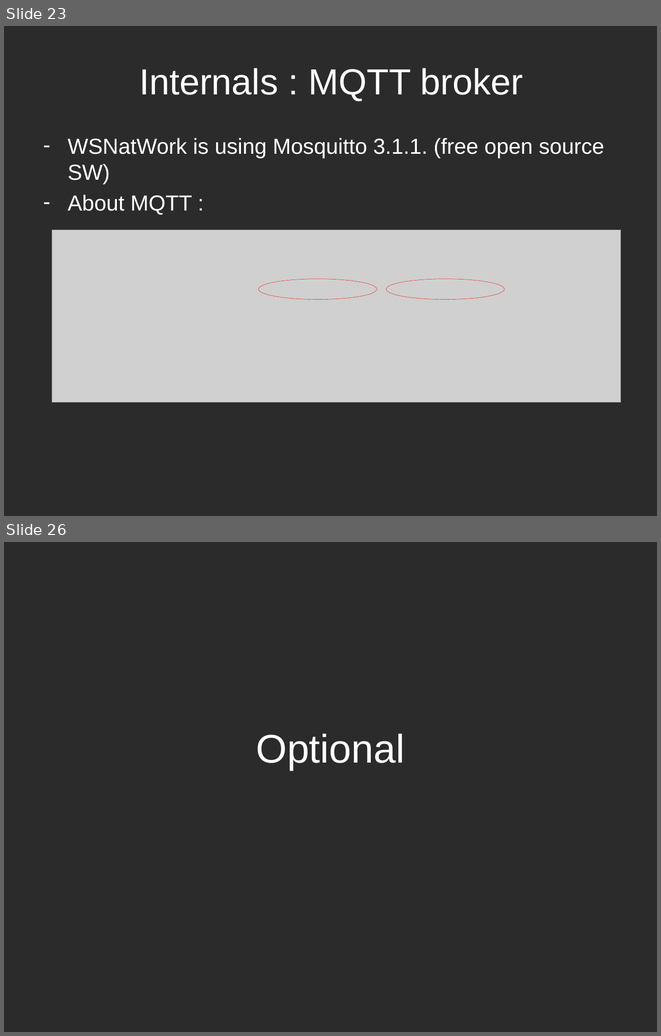
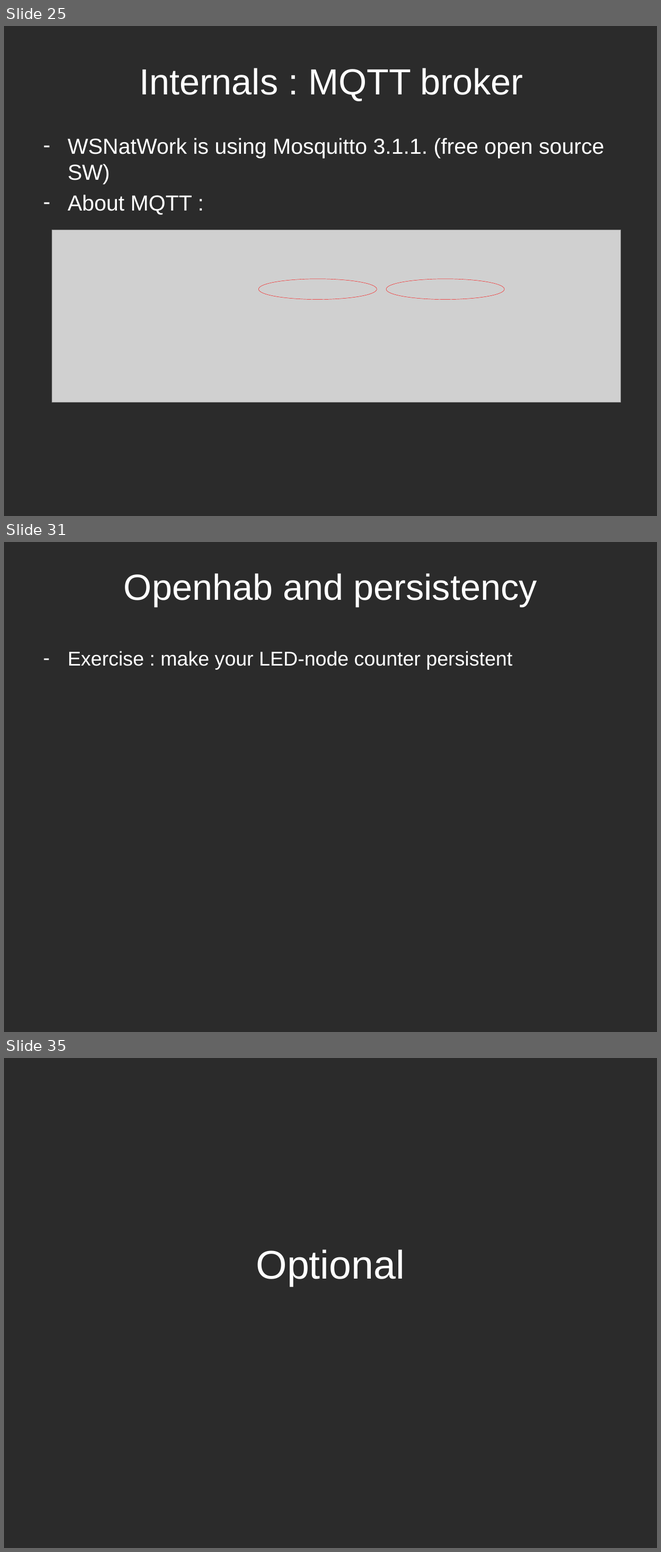
Before and after one commit to WSNhub/WSN-at-Work, a slide deck: workshop2x/WSNatwork - workshop2.pptx. Shown one above the other, each under a label of ours: slides 23 and 26 before the commit, slides 25, 31 and 35 after it; the slides between them are not shown. The pictures are 661x1036 and 661x1552 pixels, drawn with LibreOffice and Linux fonts; fonts in the diff are those of the drawing; grey boxes stand for pictures; background and template pictures are left out; a plain dark background stands for a picture behind light text. Boxes give left, top, right and bottom in pixels: in the first picture for what was removed or moved away, otherwise in the second. Text is boxed around its words. In the diff, an @@ line names an element or a change of style, - is before the commit and + after.

```diff
--- a/workshop2x/WSNatwork - workshop2.pptx
+++ b/workshop2x/WSNatwork - workshop2.pptx
@@ slide 31 added at bbox=[4, 542, 657, 1032], background picture (left out) @@
@@ title added at bbox=[124, 573, 537, 606], 40 pt, text #FFFFFF @@
+Openhab and persistency
@@ text added at bbox=[68, 651, 512, 669], 22 pt, text #FFFFFF @@
+– Exercise : make your LED-node counter persistent
@@ what was slide 23 is now slide 25 @@
@@ what was slide 26 is now slide 35 @@
```
Also in this commit, not shown: 4 slides changed, 10 other slides added.
